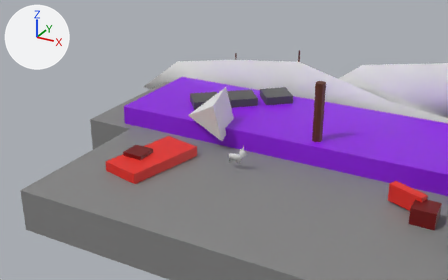
Renders of the Blender file assets/map_city.blend from each side of a commit.
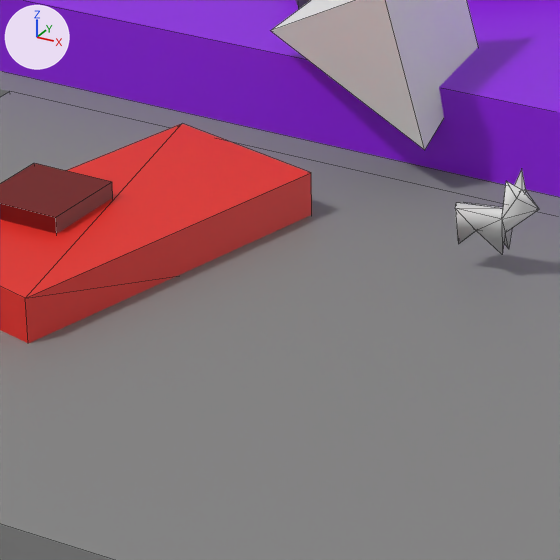
Each version is shown from a 50 mm lens placed at (11.91, -23.22, 13.43), pointed at (-1.12, 0.48, 1.58), then close up on the part from 29% to 56% of the width and 39% to 83% of the height. The axes (+X, +Y, +Z) are drawn at upper left. The lights are the same throughout. The close-ups show mesh edges as thin lines.

Before the edit, the objects in view are built like this:
```python
me_cube = bpy.data.meshes.new('Cube')
me_cube.from_pydata(...)  # a box spanning x -0.5..0.5, y -0.5..0.5, z -0.5..0.5
me_cube.materials.append(mat_road)  # grey #868686
me_cube_009 = bpy.data.meshes.new('Cube.009')
me_cube_009.from_pydata(...)  # 24 vertices, 12 faces; spans x -2.0..2.0, y -1.0..1.0, z -0.5..0.5
me_cube_009.materials.append(mat_red)  # red #e72b22
me_cube_051 = bpy.data.meshes.new('Cube.051')
me_cube_051.from_pydata(...)  # a box spanning x -0.5..0.5, y -0.5..0.5, z 0.5..1.5
me_cube_051.materials.append(mat_material_003)  # purple #9015e7
ob_flora = bpy.data.objects.new('Flora', me_cube_051)
ob_flora.location = (6.0, 5.0, 0.0)
ob_flora.scale = (28.4, 5.97, 1.0)
ob_ground = bpy.data.objects.new('Ground', me_cube)
ob_ground.location = (7.53, -2.45, -0.5)
ob_ground.rotation_euler = (0.0, 0.0, 1.571)  # degrees (0, 0, 90)
ob_ground.scale = (8.0, 30.0, 2.0)
ob_obstacle_car = bpy.data.objects.new('Obstacle_car', me_cube_009)
ob_obstacle_car.location = (-3.95, -1.41, 0.5)
ob_obstacle_car.rotation_euler = (0.0, 0.0, 1.343)  # degrees (0, 0, 77)
# also in view: 'Lisek' at (-0.11, 0.0, 1.22); 'Ground.007' at (49.73, 6.55, -1.5); 'Spawn_Bird' at (-2.84, 2.14, 2.17); 'Bush.005' at (-4.52, -1.75, 0.69)
```
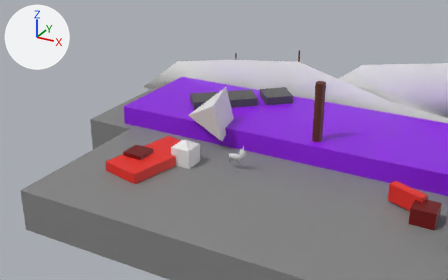
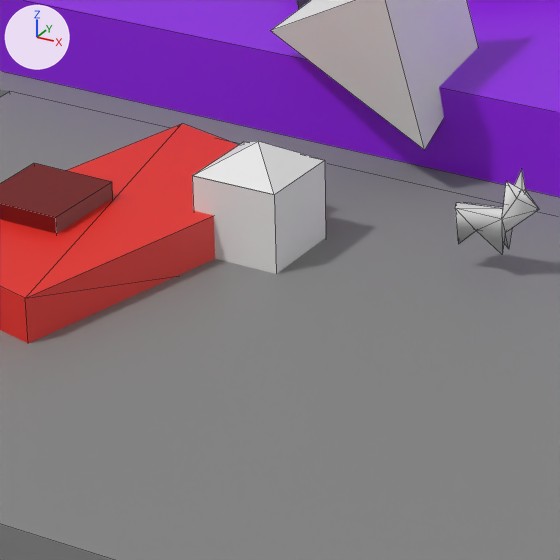
Commit message: Add fire to the car

What differs and where, as boxes [x1, y1, x2, y2] in the close-ups (560 x 560 px):
'Fire', added
    after: [192, 141, 326, 274]

Edits to the bpy script that builds the scene:
```text
Add me_cube_032:
    me_cube_032.from_pydata([(-0.5, -0.5, 0.5), (-0.5, 0.5, 0.5), (-0.5, -0.5, -0.5), (-0.5, 0.5, -0.5), (0.5, -0.5, 0.5), (0.5, 0.5, 0.5), (0.5, -0.5, -0.5), (0.5, 0.5, -0.5), (0.5, -0.5, 0.5), (0.5, 0.5, 0.5), (-0.5, 0.5, 0.5), (-0.5, -0.5, 0.5), (-0.5, -0.5, 0.5), (-0.5, 0.5, 0.5), (0.5, -0.5, 0.5), (0.5, 0.5, 0.5), (0.0, 0.0, 0.8)], [], [(0, 1, 3, 2), (2, 3, 7, 6), (6, 7, 5, 4), (14, 12, 13, 15), (2, 6, 4, 0), (7, 3, 1, 5), (10, 11, 16), (12, 14, 8, 11), (13, 12, 11, 10), (15, 13, 10, 9), (14, 15, 9, 8), (11, 8, 16), (8, 9, 16), (9, 10, 16)])
Add ob_fire:
    ob_fire = bpy.data.objects.new('Fire', me_cube_032)
    ob_fire.location = (-2.6, -0.6, 0.9)
```
